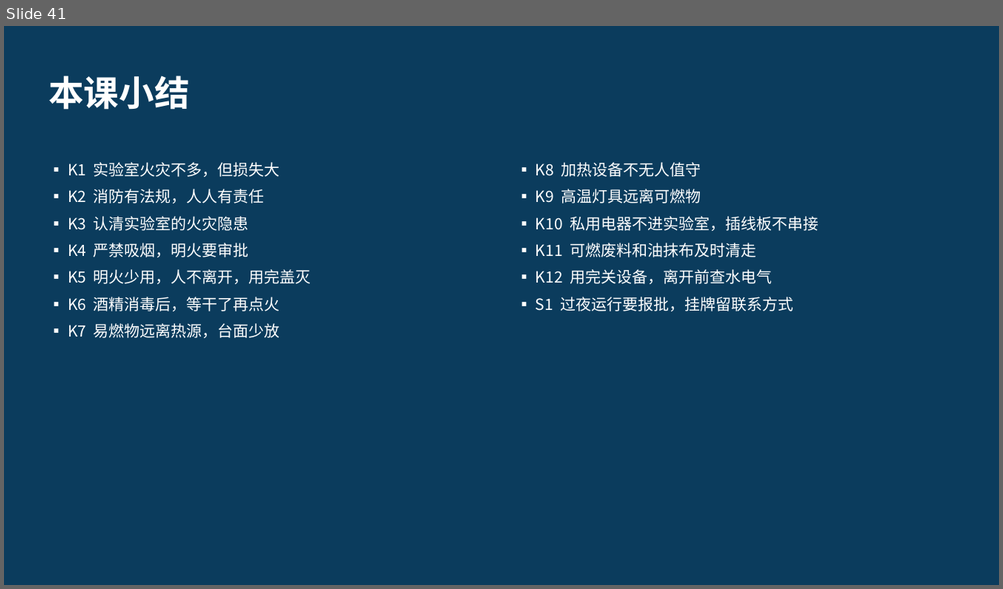
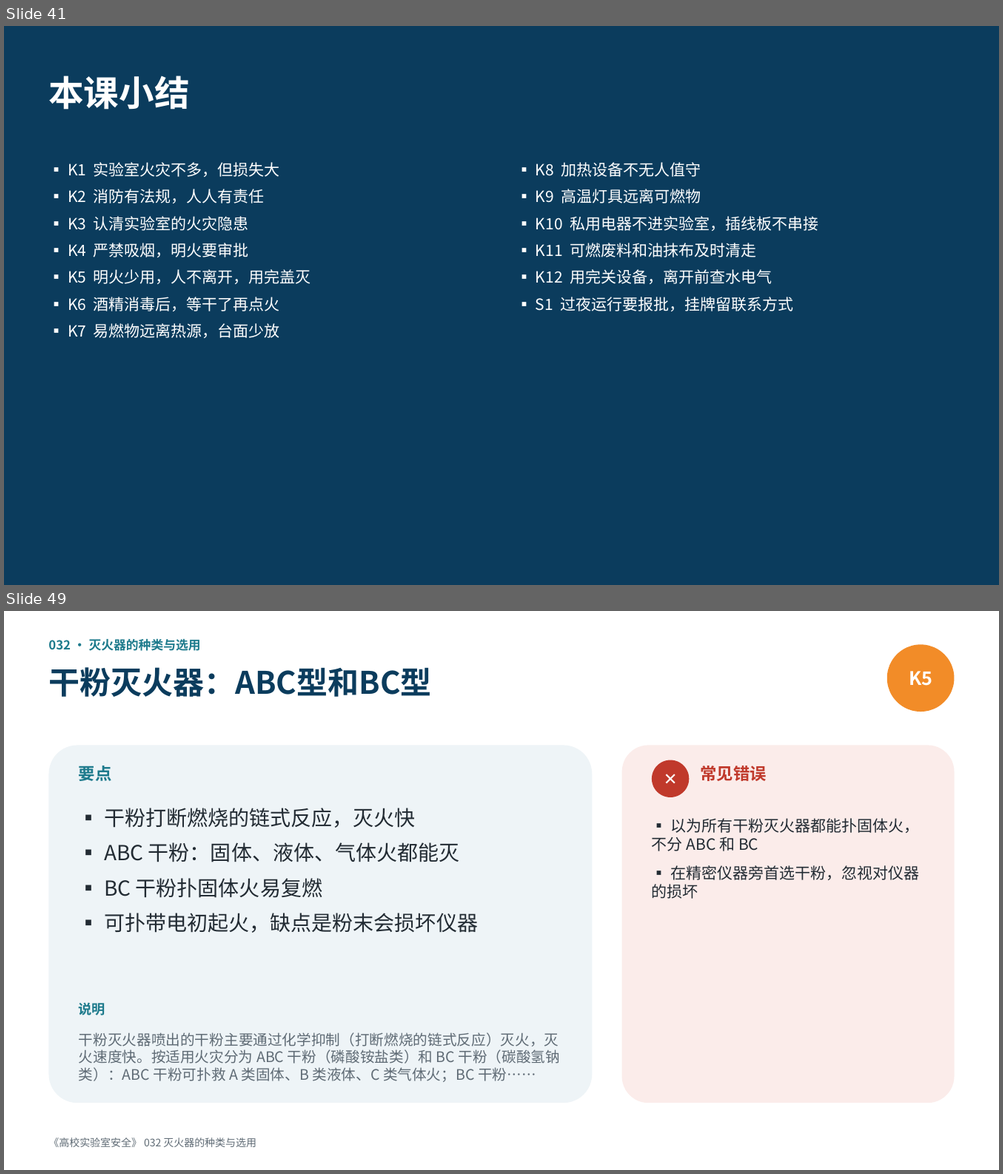
Before and after one commit to hanrongwx-max/videoyoutubo, a slide deck: course/高校实验室安全/课件/第4章_消防安全.pptx. Shown one above the other, each under a label of ours: slide 41 before the commit, slides 41 and 49 after it; the slides between them are not shown. The pictures are 1003x589 and 1003x1174 pixels, drawn with LibreOffice and Linux fonts; fonts in the diff are those of the drawing. Boxes give left, top, right and bottom in pixels: in the first picture for what was removed or moved away, otherwise in the second. Text is boxed around its words. In the diff, an @@ line names an element or a change of style, - is before the commit and + after.

```diff
--- a/course/高校实验室安全/课件/第4章_消防安全.pptx
+++ b/course/高校实验室安全/课件/第4章_消防安全.pptx
@@ slide 49 added at box(4, 611, 999, 1170), background #FFFFFF @@
@@ text added at box(48, 638, 201, 651), 12 pt, text #1D7A8C, bold @@
+032 · 灭火器的种类与选用
@@ ellipse added at box(887, 644, 954, 712), fill #F28C28, 18 pt, text #FFFFFF, bold @@
+K5
@@ text added at box(48, 667, 431, 697), 30 pt, text #0B3C5D, bold @@
+干粉灭火器：ABC型和BC型
@@ rounded rectangle added at box(48, 745, 592, 1103), fill #EEF4F7 @@
@@ text added at box(79, 766, 112, 781), 16 pt, text #1D7A8C, bold @@
+要点
@@ rounded rectangle added at box(622, 745, 954, 1103), fill #FBECEA @@
@@ ellipse added at box(652, 760, 689, 797), fill #C0392B, 16 pt, text #FFFFFF, bold @@
+✕
@@ text added at box(700, 766, 765, 781), 16 pt, text #C0392B, bold @@
+常见错误
@@ text added at box(104, 808, 478, 933), 20 pt, text #222B33 @@
+▪ 干粉打断燃烧的链式反应，灭火快
+▪ ABC 干粉：固体、液体、气体火都能灭
+▪ BC 干粉扑固体火易复燃
+▪ 可扑带电初起火，缺点是粉末会损坏仪器
@@ text added at box(652, 818, 919, 899), 15 pt, text #222B33 @@
+▪ 以为所有干粉灭火器都能扑固体火，不分 ABC 和 BC
+▪ 在精密仪器旁首选干粉，忽视对仪器的损坏
@@ text added at box(79, 1003, 105, 1016), 13 pt, text #1D7A8C, bold @@
+说明
@@ text added at box(79, 1033, 560, 1082), 14 pt, text #5F6B75 @@
+干粉灭火器喷出的干粉主要通过化学抑制（打断燃烧的链式反应）灭火，灭火速度快。按适用火灾分为 ABC 干粉（磷酸铵盐类）和 BC 干粉（碳酸氢钠类）：ABC 干粉可扑救 A 类固体、B 类液体、C 类气体火；BC 干粉……
@@ text added at box(48, 1138, 256, 1147), 10 pt, text #5F6B75 @@
+《高校实验室安全》 032 灭火器的种类与选用
```
Also in this commit, not shown: 18 other slides added, 2 other files.
